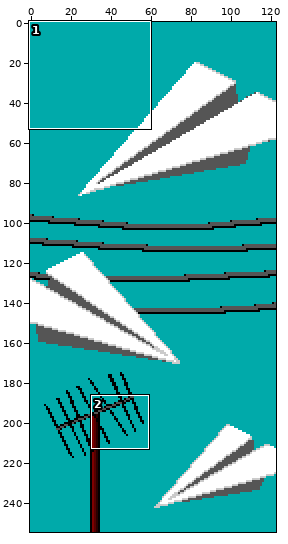
A pixel-art file gets an edit: asset-src/4-contact.aseprite. Above: a wide view before the commit, with the close-up outlined.
Close-up. Before:
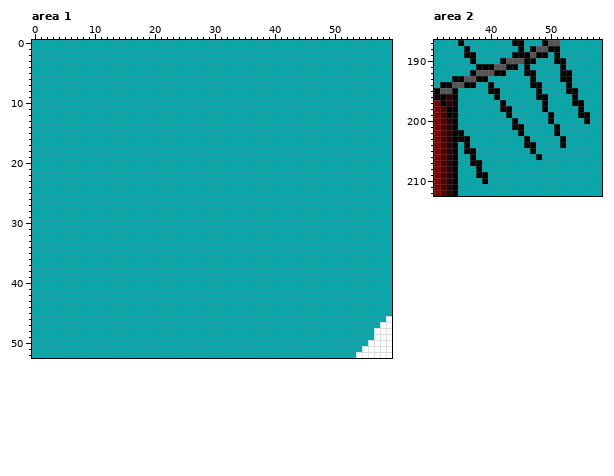
123x255 pixels, 1 frame. Shown: area 1: x 0..59, y 0..52; area 2: x 31..58, y 187..212.
After:
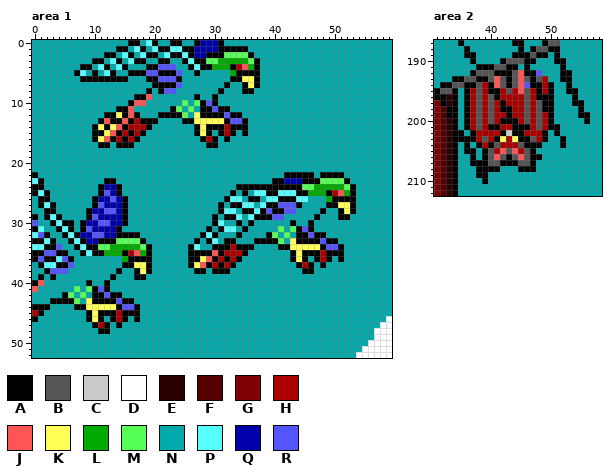
Palette (. is transparent): A #000000  B #555555  C #cbcbcb  D #ffffff  E #2a0000  F #550000  G #7f0000  H #aa0000  J #ff5555  K #ffff55  L #00aa00  M #55ff55  N #00aaaa  P #55ffff  Q #0000aa  R #5555ff
Changes in this commit:
layer "Layer 3" added
layer "Layer 2" added
Changed rows in their new state; - is an unchanged pixel.
Area 1, layer "Layer 2":
first column x 7:
 0 ---------AA-PA--AA--AQQQA------
 1 -------AA-PA-PAAPPAAQQQQAAAAA--
 2 -----AA-PA-PAA-PAAPAQQAAAMMMMA-
 3 ---AA-PA-PAA--AA--APAAMMLLLLLMA
 4 -AA-PA-PA---AARRR--APAALLLAHJLA
 5 AP-A-PA--AAARRAAAR--A-----LAAAA
 6 -AAAAAAAA---AARRRA--------AAKKA
 7 -------------AAAAR-------A--AKA
 8 ------------A-ARR-------A---AA-
 9 ----------AAJ-------A--A-------
10 ---------AJJ------M-MARA-------
11 -------AAJ------AM-M-AARAA-----
12 -----AAKAJA---AAAAM-KAAAARAA---
13 ----AJAAJAHAAA----AAKKKKKARRA--
14 ---AKAKJAHHHA-------AKAAAHAAA--
15 ---AAKJAHAHA--------AKA-AHA-A--
16 ---AKJAHAHA----------AHA-A-----
17 ----AA-AAA------------AA-------
first column x 0:
22 A-----------------------------------------AAAAA-AAAA--
23 PA----------AA--------------------------AAQQQAAAMMMMA-
24 AA---------AQQA-------------------AAAAAAAAAAAMMLLLLLMA
25 APA--------ARQA------------------A-A-PPAAPPPAALLLAHJLA
26 -AA-------AQQRQA----------------APP-AA-PPAAAPP---LAAAA
27 -APA------ARQQQA---------------A-AAPP-PAARRRA----AAKKA
28 --AA-----AQQRRQA---------------APP-AAPARAARR----A--AKA
29 A-APA----ARQQQQA--------------A-AAP-PAAARR-----A---AA-
30 R--APAA-AQQRRQQA--------------AP--A-A------A--A-------
31 AP--APA-ARQQQQA--------------A-APP-A-----M-MARA-------
32 PRA--APAQQRRQQAAAA----------APA---A----AM-M-AARAA-----
33 AAPA--APAQQAAAMMMMA--------A-AP-AA---AAAAM-KAAAARAA---
34 PPAAR--APAAMMLLLLLMA------AP--AAAHAAA----AAKKKKKARRA--
35 AARRAA--APAALLLAHJLA------AAAAJAHHHA-------AKAAAHAAA--
36 ARAAPRA--------LAAAA------AAKJAHAHA--------AKA-AHA-A--
37 -APPAAR--------AAKKA------AKJAHAHA----------AHA-A-----
38 --ARRR--------A--AKA-------AA-AAA------------AA-------
39 -A-A---------A---AA-----------------------------------
40 AJ-------A--A-----------------------------------------
41 J------M-MARA-----------------------------------------
42 -----AM-M-AARAA---------------------------------------
43 ---AAAAM-KAAAARAA-------------------------------------
44 AAA----AAKKKKKARRA------------------------------------
45 HA-------AKAAAHAAA------------------------------------
46 A--------AKA-AHA-A------------------------------------
47 ----------AHA-A---------------------------------------
48 -----------AA-----------------------------------------
Area 2, layer "Layer 3":
first column x 36:
192 -------ABJ--R--
193 ----BJBABJB-BH-
194 --BH-JBABJR--HA
195 AHBH--HBHJBH-HA
196 AHBHB-HHHHBH--A
197 AHBHBH-HHHBHB-A
198 AHBHBH--HHBHB-A
199 AHBHBHH-HHBHBH-
200 AHBHBHAA-HBHBH-
201 AHBHAAHH--AHBHA
202 -AHHHHACA-HHHA-
203 -AHBHAKHKA-BHA-
204 --AHABHHHB--A--
205 ---ABHJBJHB----
206 ---ABJBABJBA---
207 ---ABBAAABBA---
208 ---AAA---AAA---
Boxes around the changes in both close-ups, in picture pixels (x1, y1, x2, y2):
changed: (74, 40, 260, 148)
changed: (32, 172, 152, 334)
changed: (188, 172, 356, 274)
changed: (464, 70, 554, 172)
